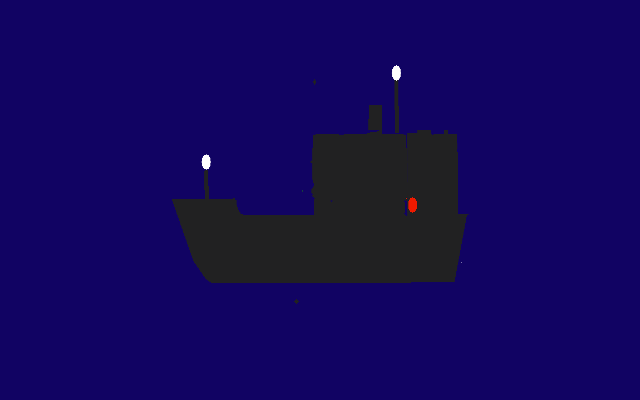
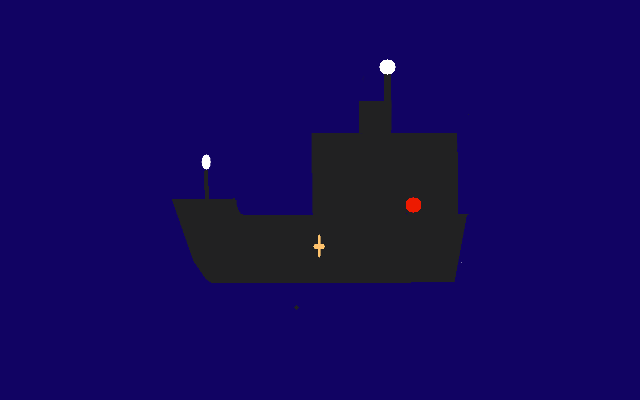
Layer changes from the first 640px x 400px image to the second:
renamed "front" to "stern light", painted on it over [302,59,410,235]
added layer "chimney" above "ship" over [359,101,391,133]
painted on "ship" over [302,65,469,258]
added layer "front" above "Background" over [311,132,410,213]
painted on "Background" over [294,299,299,310]
